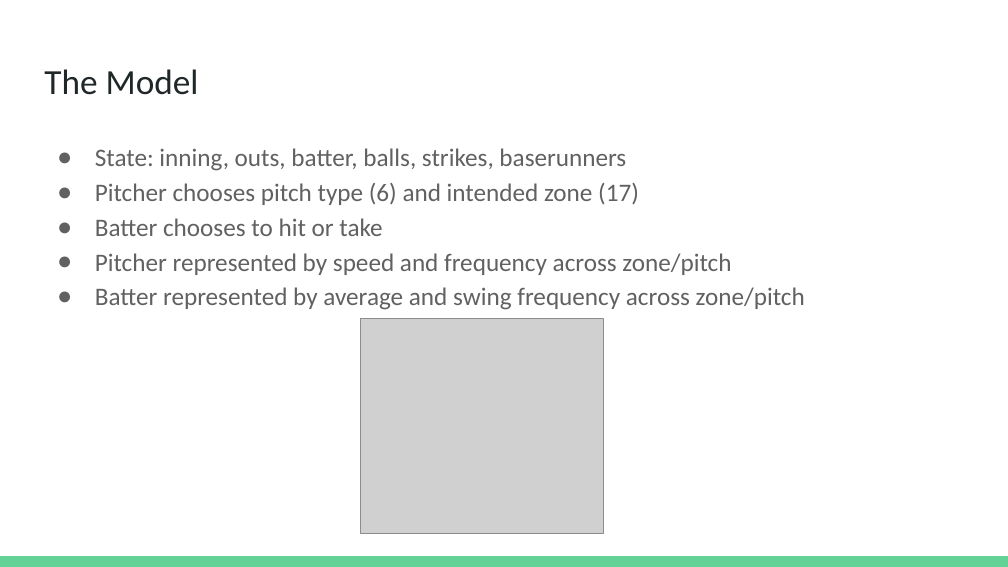
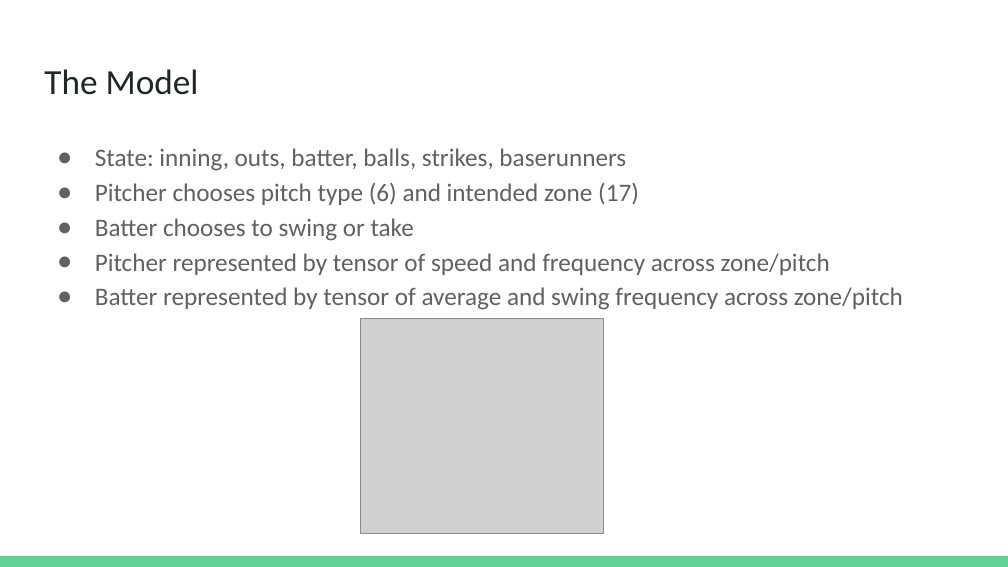
Before and after one commit to Sparmon7/BaseballGameTheory, a slide deck: slide 3 of presentation/Research Presentation.pptx. Drawn at 1008x567 pixels with LibreOffice and Linux fonts; fonts in the diff are those of the drawing; grey boxes stand for pictures. Boxes give left, top, right and bottom in pixels: in the first picture for what was removed or moved away, otherwise in the second. Text is boxed around its words. In the diff, an @@ line names an element or a change of style, - is before the commit and + after.

```diff
--- a/presentation/Research Presentation.pptx
+++ b/presentation/Research Presentation.pptx
@@ text at box(95, 218, 903, 310): text changed @@
-● Batter chooses to hit or take
-● Pitcher represented by speed and frequency across zone/pitch
-● Batter represented by average and swing frequency across zone/pitch
+● Batter chooses to swing or take
+● Pitcher represented by tensor of speed and frequency across zone/pitch
+● Batter represented by tensor of average and swing frequency across zone/pitch
```
Also in this commit, not shown: 3 other slides changed, 1 other file.
